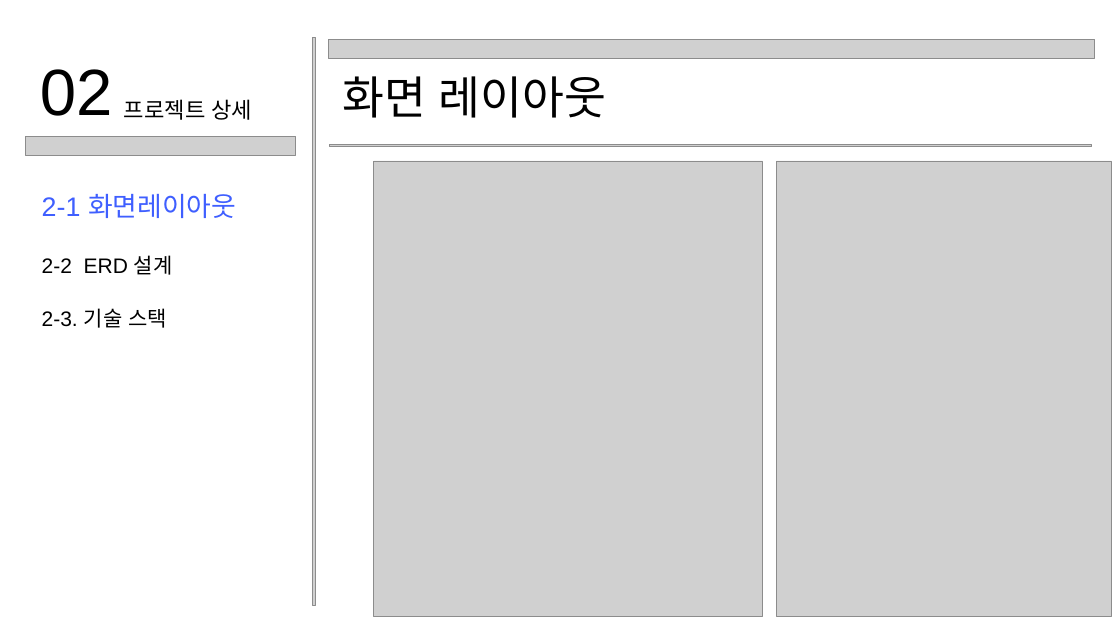
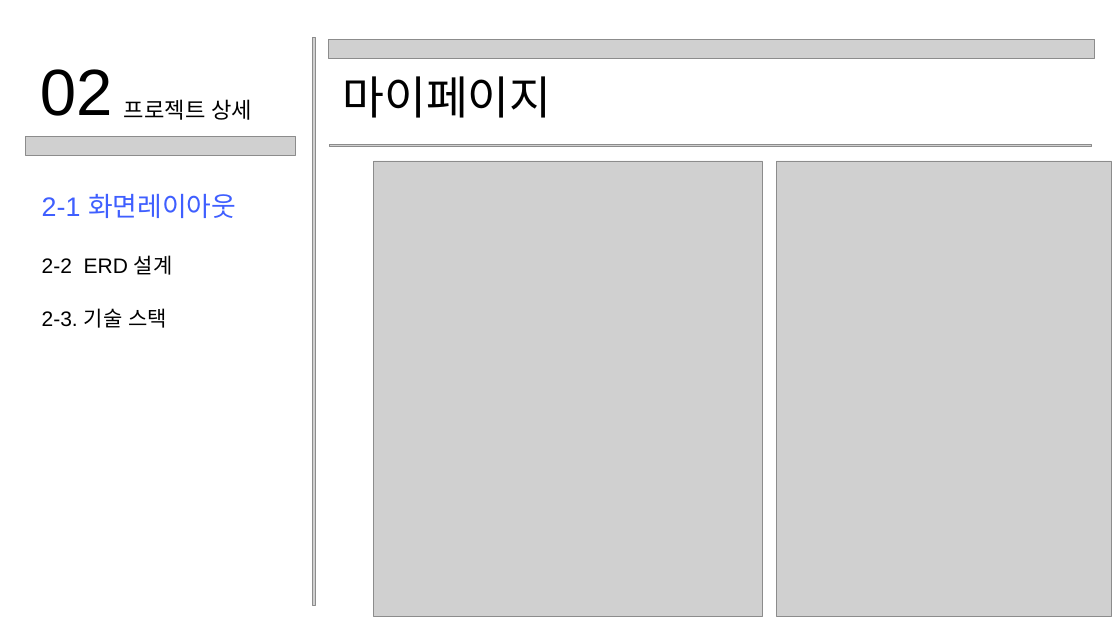
Before and after one commit to hanminJ/KOSTA_teamproject_custom_Liqueur, a slide deck: slide 13 of KOSTA253기 PPT 기획서.pptx. Drawn at 1120x630 pixels with LibreOffice and Linux fonts; fonts in the diff are those of the drawing; grey boxes stand for pictures. Boxes give left, top, right and bottom in pixels: in the first picture for what was removed or moved away, otherwise in the second. Text is boxed around its words. In the diff, an @@ line names an element or a change of style, - is before the commit and + after.

```diff
--- a/KOSTA253기 PPT 기획서.pptx
+++ b/KOSTA253기 PPT 기획서.pptx
@@ text at (x1=342, y1=76, x2=551, y2=118): text changed @@
-화면 레이아웃
+마이페이지
```
Also in this commit, not shown: 4 other slides changed.
